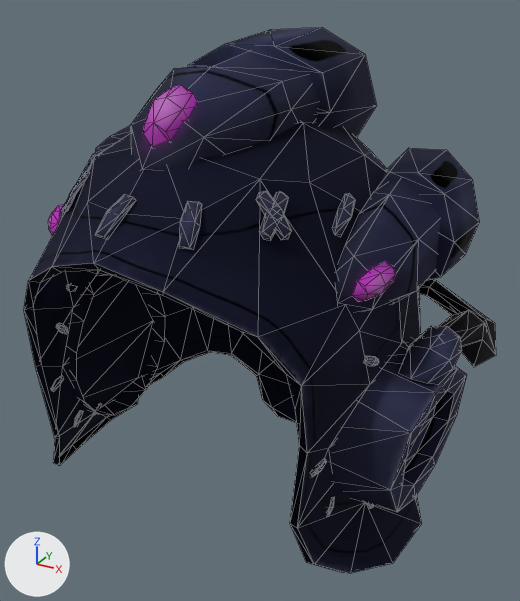
The glTF model assets/moonminer_collection/hat/moonminer_helmet_hat/M_moonminer_helmet.glb, before and after one commit.
Rendered twice from a camera (50 mm lens) standing at (0.262, -0.471, 1.999) and looking at (0.005, -0.003, 1.765). The axes (+X, +Y, +Z) are drawn at lower left. The lights are the same throughout. Mesh edges are drawn as thin lines. Where no turn or scale is listed for an object, it has been applied to the vertices. Vertices at the same position are counted once.

Names of what the first picture shows: 'M_Helmet'.
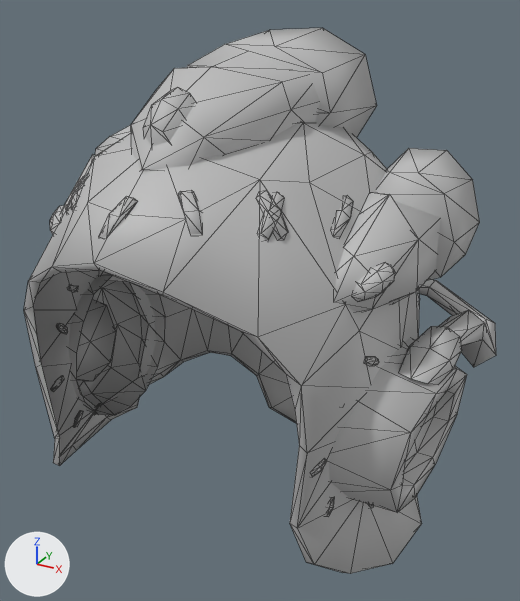
Changed parts and their boxes [x1, y1, x2, y2] in the pictures (520 x 601 px; the box of a moved part takes in the faces that stretch with it):
part 1 of me_mesh_002, moved or reshaped
    before: [332, 194, 355, 237]
    after: [333, 195, 353, 237]
part 2 of me_mesh_002, moved or reshaped
    before: [143, 85, 197, 146]
    after: [143, 87, 195, 146]
part 3 of me_mesh_002, moved or reshaped
    before: [179, 201, 202, 250]
    after: [178, 190, 203, 234]
part 4 of me_mesh_002, moved or reshaped
    before: [352, 261, 396, 302]
    after: [352, 263, 395, 301]
part 5 of me_mesh_002, moved or reshaped
    before: [63, 172, 90, 213]
    after: [66, 175, 87, 214]
part 6 of me_mesh_002, moved or reshaped
    before: [65, 178, 81, 212]
    after: [71, 176, 84, 210]
part 7 of me_mesh_002, moved or reshaped
    before: [48, 205, 64, 235]
    after: [50, 205, 64, 234]
part 8 of me_mesh_002, rebuilt
    before: [95, 194, 136, 240]
    after: [99, 197, 137, 238]
part 9 of me_mesh_002, moved or reshaped
    both: [33, 102, 484, 573]
part 10 of me_mesh_002, moved or reshaped
    both: [257, 374, 296, 423]
part 11 of me_mesh_002, recoloured (blue to grey)
    both: [24, 28, 496, 573]

What changed in the scene script:
```text
Add mat_lambert1:
    mat_lambert1 = principled_material('lambert1')
    mat_lambert1.base_color = (0.5, 0.5, 0.5)  # grey #bcbcbc
    mat_lambert1.roughness = 0.553
Change me_mesh_002:
    verts and faces of me_mesh_002; kept vertices keep their numbers, new ones are numbered from 785
    remove me_mesh_002.from_pydata(...)  # 785 vertices, 1204 faces; spans x -0.18..0.18, y -0.186..0.187, z 1.587..1.969
    add me_mesh_002.from_pydata(...)  # 786 vertices, 1198 faces; spans x -0.18..0.18, y -0.186..0.187, z 1.587..1.969
    me_mesh_002 part 1: the loose piece of 13 vertices spanning x 0.095..0.104, y -0.081..-0.052, z 1.856..1.878 is moved by (-0.001, 0.0, -0.001), in mat_lambert1 (grey #bcbcbc)
    me_mesh_002 part 2: the loose piece of 17 vertices spanning x -0.013..0.015, y -0.127..-0.088, z 1.91..1.943 is multiplied about its middle by the matrix ((0.98, 0.103, -0.169), (-0.1, 0.995, 0.023), (0.17, -0.005, 0.985)), then moved by (-0.001, 0.0, -0.002), in mat_lambert1 (grey #bcbcbc)
    me_mesh_002 part 3: the loose piece of 11 vertices spanning x 0.032..0.047, y -0.16..-0.138, z 1.863..1.886 is multiplied about its middle by the matrix ((0.855, -0.518, 0.007), (0.518, 0.855, -0.027), (0.008, 0.027, 1.0)), then moved by (-0.003, 0.007, 0.004), in mat_lambert1 (grey #bcbcbc)
    me_mesh_002 part 4: the loose piece of 17 vertices spanning x 0.118..0.138, y -0.094..-0.066, z 1.821..1.843 is multiplied about its middle by the matrix ((0.963, 0.19, -0.189), (-0.169, 0.978, 0.119), (0.207, -0.082, 0.975)), in mat_lambert1 (grey #bcbcbc)
    me_mesh_002 part 5: the loose piece of 14 vertices spanning x -0.072..-0.054, y -0.136..-0.118, z 1.861..1.887 is multiplied about its middle by the matrix ((0.974, -0.226, 0.018), (0.225, 0.973, 0.051), (-0.029, -0.046, 0.999)), then moved by (0.002, 0.001, -0.001), in mat_lambert1 (grey #bcbcbc)
    me_mesh_002 part 6: the loose piece of 14 vertices spanning x -0.071..-0.056, y -0.142..-0.112, z 1.865..1.884 is multiplied about its middle by the matrix ((0.974, -0.226, 0.018), (0.224, 0.973, 0.051), (-0.029, -0.046, 0.999)), then moved by (0.002, 0.001, -0.001), in mat_lambert1 (grey #bcbcbc)
    me_mesh_002 part 7: the loose piece of 17 vertices spanning x -0.138..-0.118, y -0.094..-0.066, z 1.821..1.843 is moved by (0.001, 0.0, 0.0), in mat_lambert1 (grey #bcbcbc)
    me_mesh_002 part 8: the loose piece of 11 vertices spanning x -0.009..0.006, y -0.175..-0.152, z 1.867..1.888 is rebuilt with 11 vertices and now spans x -0.009..0.006, y -0.173..-0.15, z 1.865..1.886, in mat_lambert1 (grey #bcbcbc)
    me_mesh_002 part 9
    33 vertices are removed from x -0.137..0.137, y -0.119..0.025, z 1.631..1.888
    129 faces are deleted
    3 vertices in x 0.072..0.075, y -0.127, z 1.865..1.87 move by (-0.002, 0.002, -0.002)
    3 vertices in x 0.078..0.08, y -0.123..-0.111, z 1.864..1.876 move by (-0.003, 0.002, -0.002)
    3 vertices in x -0.168..-0.149, y -0.036, z 1.765..1.776 move by (0.0, 0.003, -0.002)
    33 vertices move from x -0.158..0.168, y -0.124..-0.026, z 1.655..1.906 to x -0.158..0.168, y -0.122..-0.012, z 1.658..1.906
    35 vertices are added at x -0.149..0.149, y -0.117..0.022, z 1.613..1.889
    123 new faces join them
    me_mesh_002 part 10
    add delete_vertices([79, 480])  # with the faces that use them
    add verts[82] = (0.038, 0.091, 1.599)  # moved
    add verts[483] = (-0.036, 0.091, 1.599)  # moved, pixel (269, 407)
    add verts[794] = (0.0, 0.092, 1.589)
    add faces += [(4, 794, 5), (4, 82, 794), (5, 794, 393), (393, 794, 483)]
    me_mesh_002 part 11: 903 faces spanning x -0.18..0.18, y -0.186..0.187, z 1.587..1.969 switch from mat_mat_helmet (picture img_helmet_texture) to mat_lambert1 (grey #bcbcbc)
```
